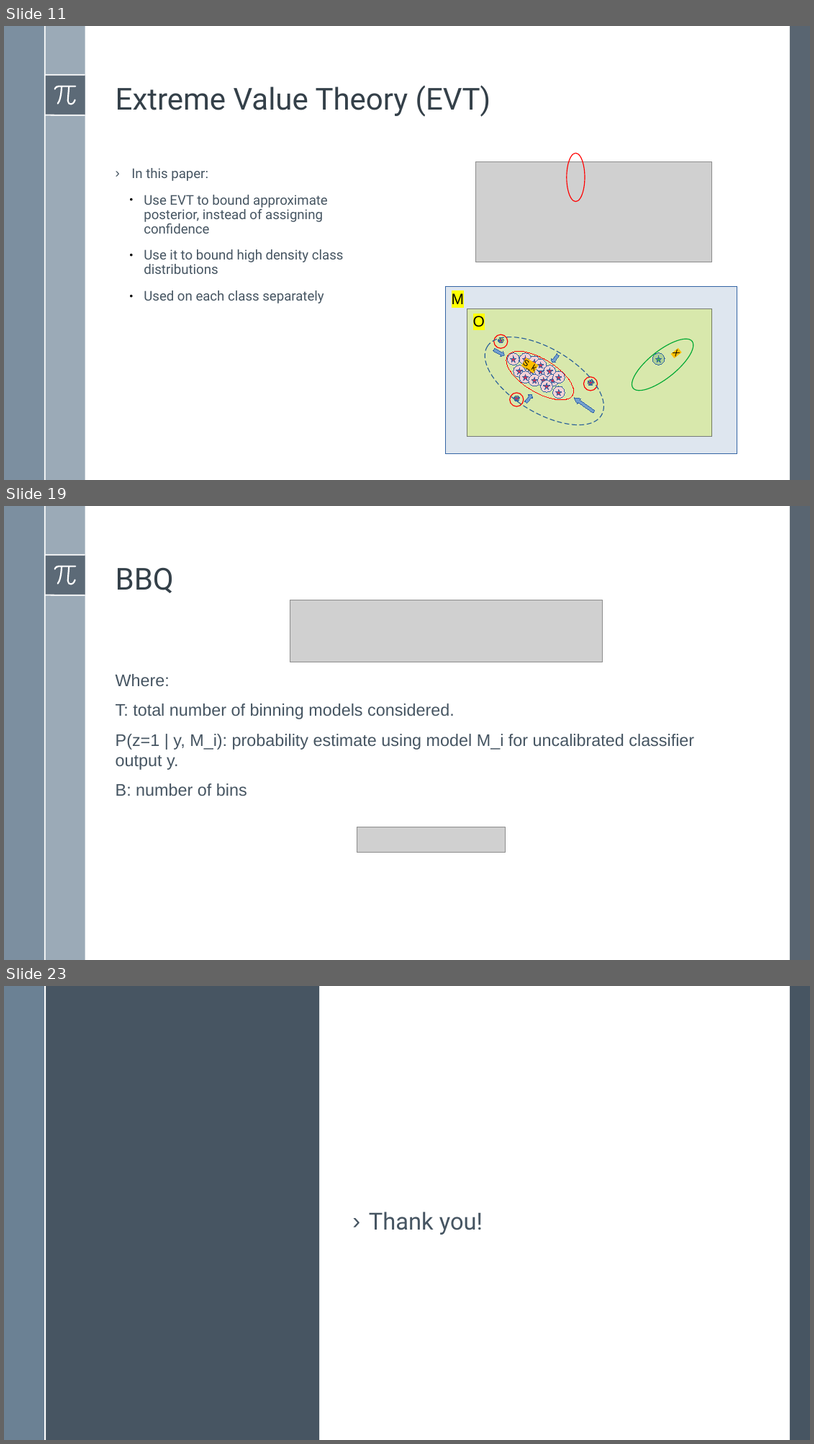
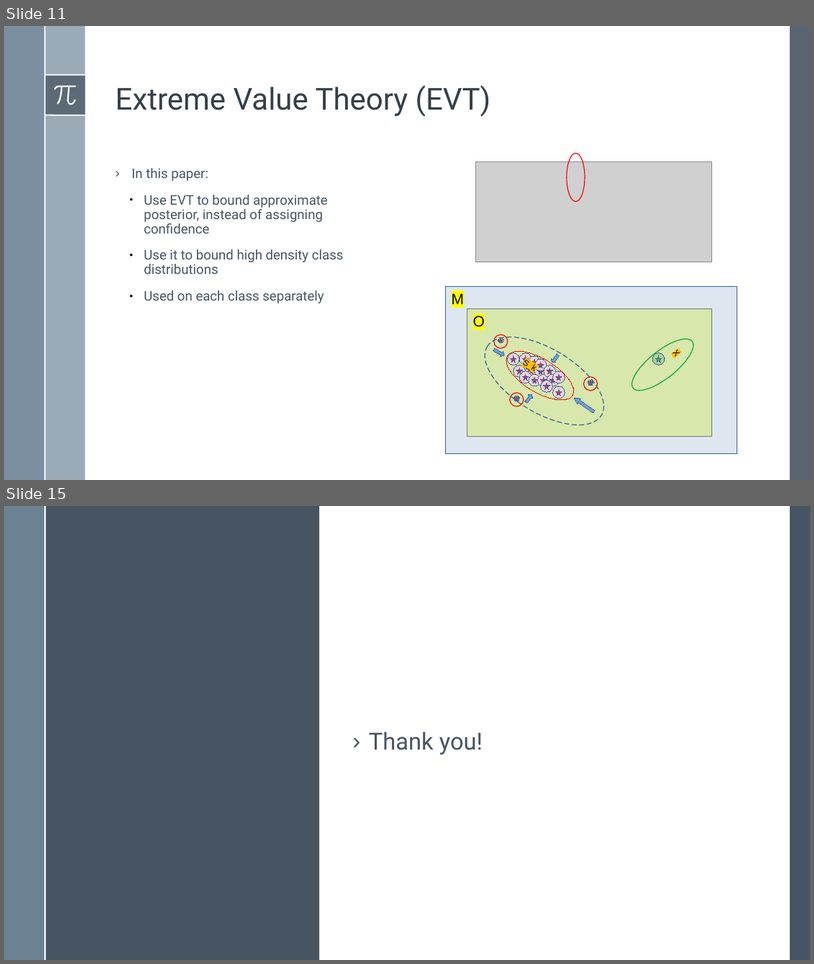
Before and after one commit to BardiaMojra/presentations, a slide deck: unified_probabilistic_deep_continual_learning_through_generative_replay_and_open_set_recognition/presentation.odp. Shown one above the other, each under a label of ours: slides 11, 19 and 23 before the commit, slides 11 and 15 after it; the slides between them are not shown. The pictures are 814x1444 and 814x964 pixels, drawn with LibreOffice and Linux fonts; fonts in the diff are those of the drawing; grey boxes stand for pictures. Boxes give left, top, right and bottom in pixels: in the first picture for what was removed or moved away, otherwise in the second. Text is boxed around its words. In the diff, an @@ line names an element or a change of style, - is before the commit and + after.

```diff
--- a/unified_probabilistic_deep_continual_learning_through_generative_replay_and_open_set_recognition/presentation.odp
+++ b/unified_probabilistic_deep_continual_learning_through_generative_replay_and_open_set_recognition/presentation.odp
@@ slide 19 removed at box(4, 506, 810, 960), background #FFFFFF; not listed: 8 template elements that a slide beside it also shows @@
@@ text removed at box(116, 567, 174, 593) @@
-BBQ
@@ picture removed at box(290, 600, 603, 662) @@
@@ text removed at box(116, 674, 694, 795) @@
-Where:
-T: total number of binning models considered.
-P(z=1 | y, M_i): probability estimate using model M_i for uncalibrated classifier output y.
-B: number of bins
@@ picture removed at box(358, 826, 506, 852) @@
@@ what was slide 23 is now slide 15 @@
```
Also in this commit, not shown: 3 slides changed, 3 slides added, 10 other slides removed, 1 other file.
